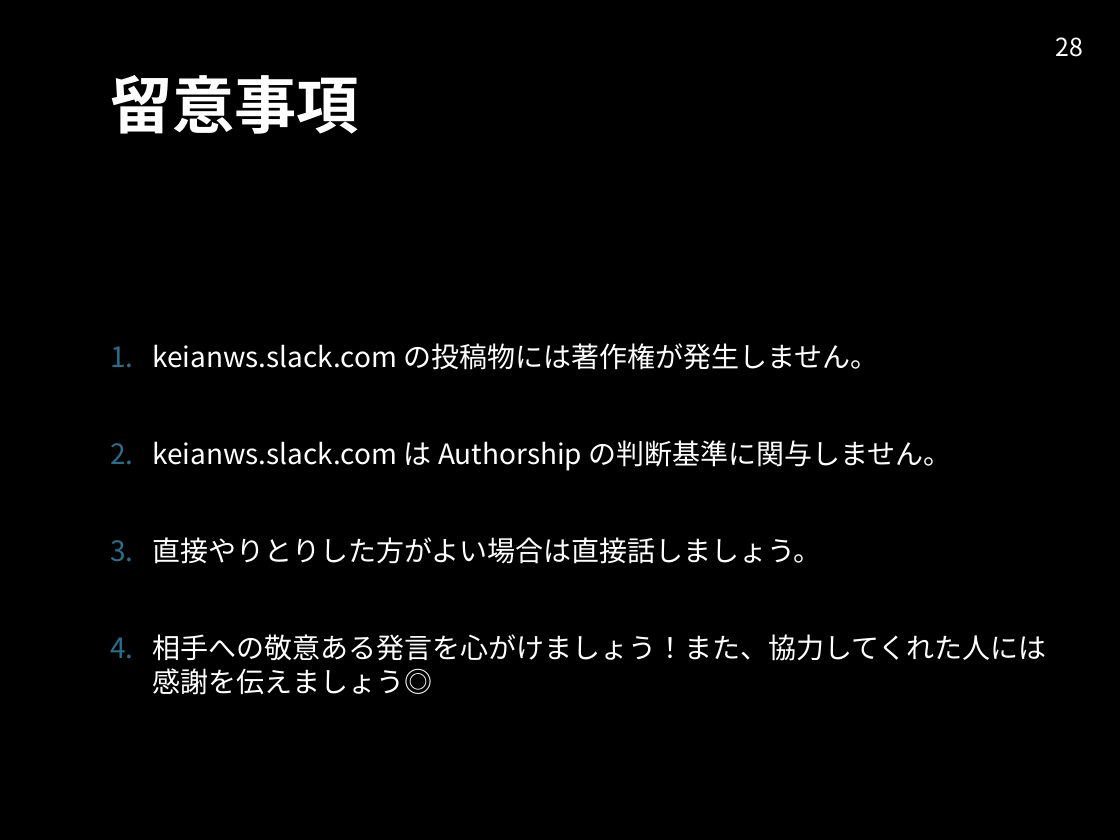
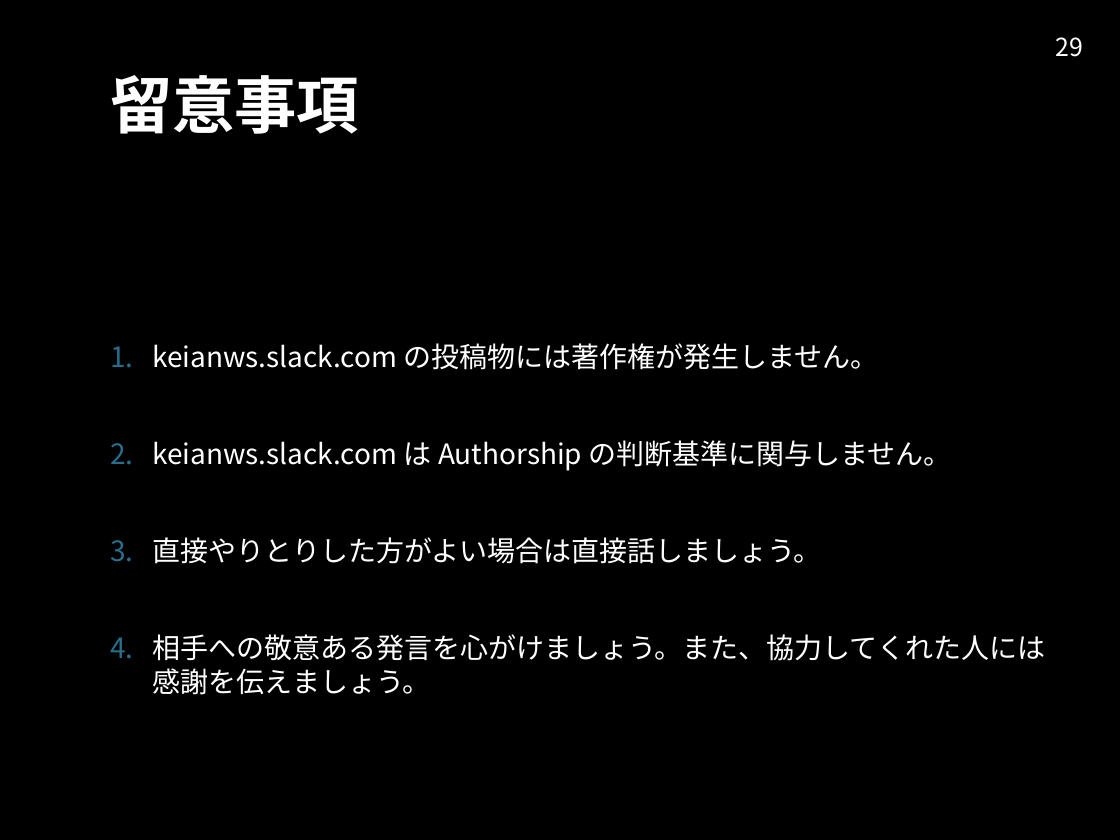
Before and after one commit to kottn/begin-slack, a slide deck: slide 29 of begin-slack.pptx (slide 28 before the commit). Drawn at 1120x840 pixels with LibreOffice and Linux fonts; fonts in the diff are those of the drawing; background and template pictures are left out. Boxes give left, top, right and bottom in pixels: in the first picture for what was removed or moved away, otherwise in the second. Text is boxed around its words. In the diff, an @@ line names an element or a change of style, - is before the commit and + after.

```diff
--- a/begin-slack.pptx
+++ b/begin-slack.pptx
@@ page number at box(1056, 37, 1084, 57): text changed @@
-28
+29
@@ text at box(152, 634, 1045, 695): text changed @@
-4. 相手への敬意ある発言を心がけましょう！また、協力してくれた人には感謝を伝えましょう◎
+4. 相手への敬意ある発言を心がけましょう。また、協力してくれた人には感謝を伝えましょう。
```
Also in this commit, not shown: 18 other slides changed, 2 slides added, 1 slide removed, 1 other file.
